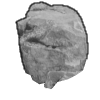
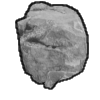
Before/after of a 100×100 layered artwork. What changed in the layer stack:
painted on "line" over [15, 1, 89, 90]
